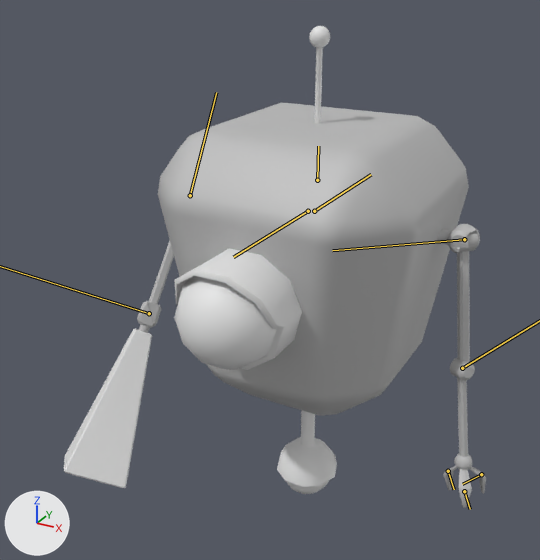
Two versions of the FBX model Assets/Enemies/Guard Robot/Animations/drone_idle.fbx, one commit apart.
One viewpoint serves both versions: a camera (50 mm lens) standing at (0.784, -1.646, 1.807) and looking at (-0.07, -0.093, 1.031). The lights are fixed; the arrows at lower left show +X, +Y and +Z. The older version comes first. Both versions are drawn at frame 151 of the action 'idle'; the numbers are the values there. The bones that change, and the others that lie on the model, are drawn over the model as lines.

In view in the first picture: 'fullbody'.
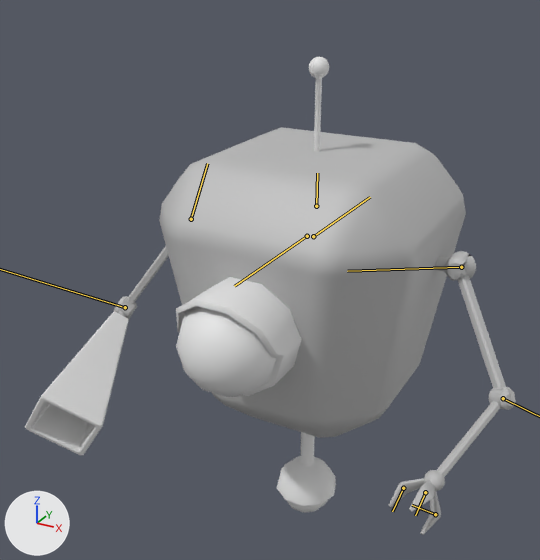
Boxes [x1, y1, x2, y2] around the edits, measured in the pictures (540 x 560 px):
'fullbody', posed (16% wider)
    before: [64, 26, 486, 508]
    after: [25, 57, 516, 535]
bone 'skeleton', root to tip
    before: (317, 180) to (318, 146)
    after: (316, 206) to (317, 173)
bone 'shoulder_R', root to tip
    before: (190, 195) to (216, 92)
    after: (191, 219) to (207, 163)
bone 'shoulder_L', root to tip
    before: (464, 239) to (332, 250)
    after: (461, 267) to (347, 271)

The change in detail:
Bone 'skeleton' (bone_skeleton) moves from (0.0, 6.9, 0.0) to (0.0, 0.0, 0.0).
Bone 'shoulder_R' (bone_shoulder_r) turns from (-31, 31, 17) to (-34, 0, 8) degrees about its own x, y and z.
Bone 'elbow_R' (bone_elbow_r) turns from (-72, -78, 91) to (6, -22, -1) degrees about its own x, y and z.
Bone 'shoulder_L' (bone_shoulder_l) turns from (49, -1, 7) to (37, 23, 32) degrees about its own x, y and z.
Bone 'elbow_L' (bone_elbow_l) turns from (-3, 5, 22) to (-8, 12, -36) degrees about its own x, y and z.
